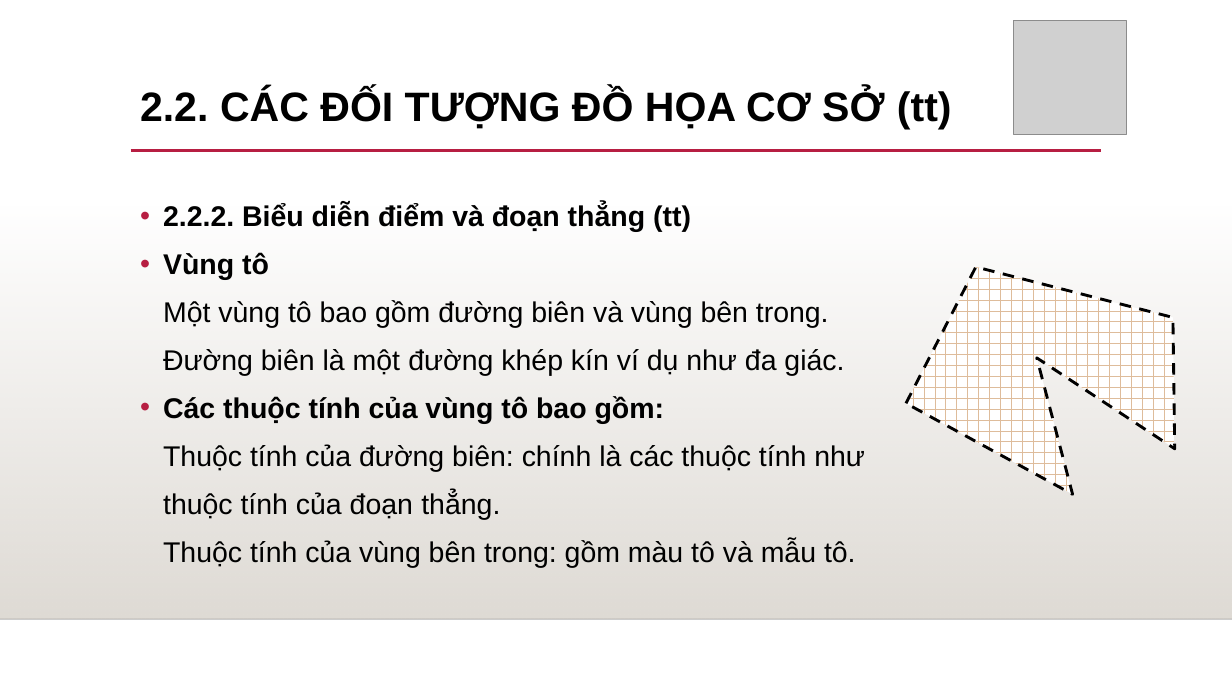
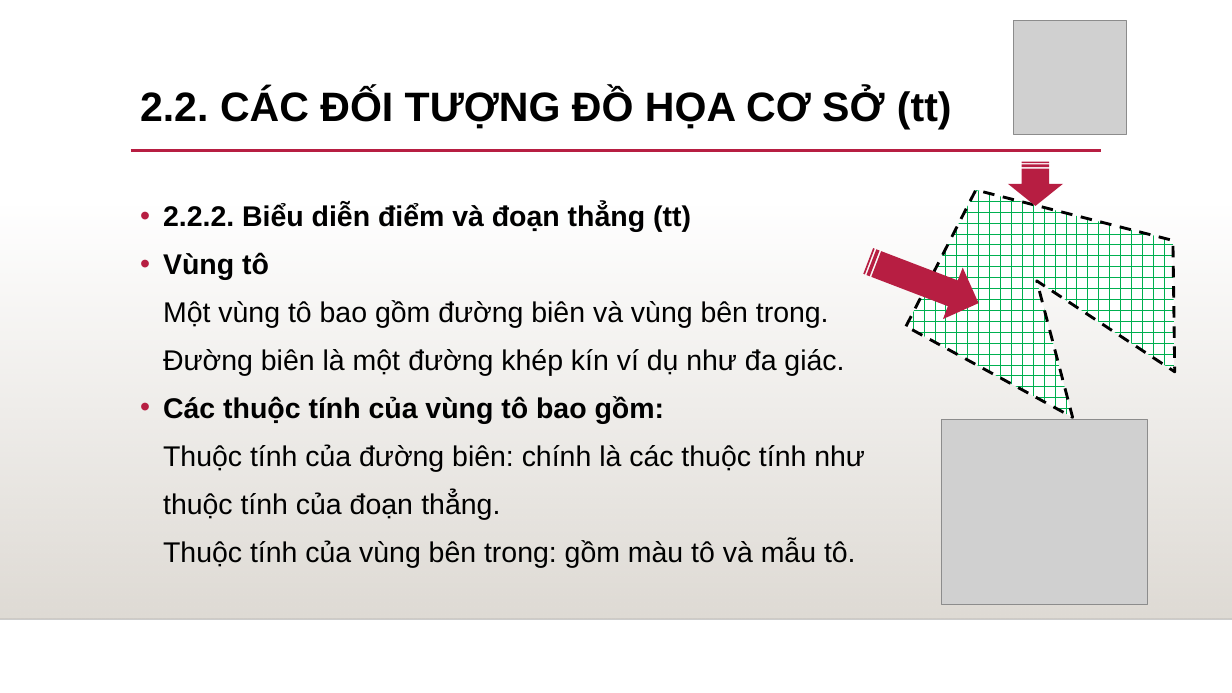
Before and after one commit to thinhdoanvu/ComputerGraphics, a slide deck: slide 11 of GiangThu_2019.pptx. Drawn at 1232x693 pixels with LibreOffice and Linux fonts; fonts in the diff are those of the drawing; grey boxes stand for pictures; background and template pictures are left out. Boxes give left, top, right and bottom in pixels: in the first picture for what was removed or moved away, otherwise in the second. Text is boxed around its words. In the diff, an @@ line names an element or a change of style, - is before the commit and + after.

```diff
--- a/GiangThu_2019.pptx
+++ b/GiangThu_2019.pptx
@@ striped right arrow added at (1008,162,1064,206), fill #B71E42 @@
@@ freeform shape: place and size @@
-freeform shape at (907,267,1176,494)
+freeform shape at (907,190,1176,418)
@@ freeform shape at (907,190,1176,418): fill pattern #DEBC9B on #FFFFFF to pattern #00B050 on #FFFFFF @@
@@ striped right arrow added at (858,235,988,329), fill #B71E42 @@
@@ picture added at (942,420,1148,604) @@
```
Also in this commit, not shown: 7 other slides changed.
